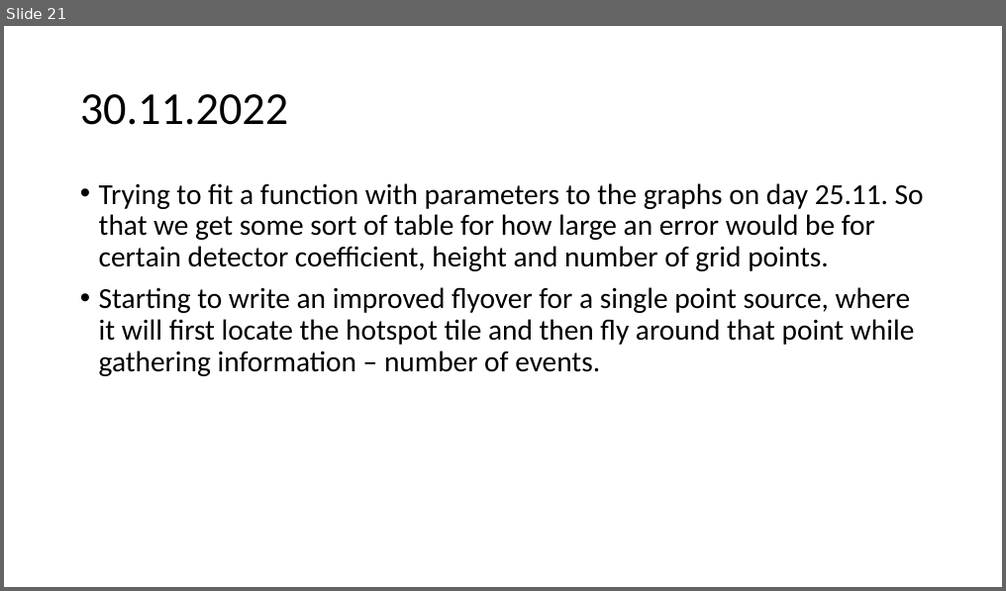
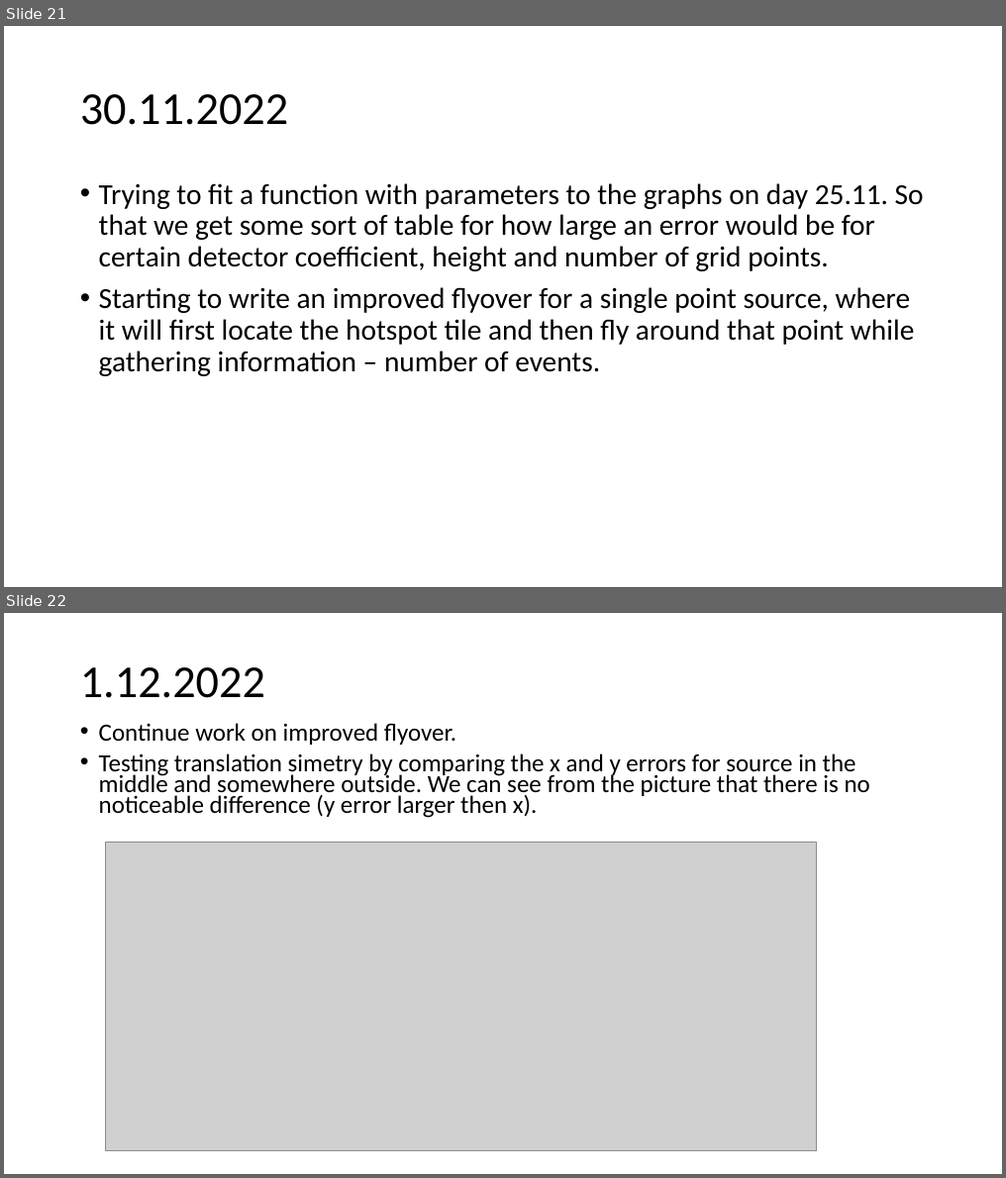
Before and after one commit to urhtrinko/DroneRadioactivity_student_job, a slide deck: reports/work_diary.pptx. Shown one above the other, each under a label of ours: slide 21 before the commit, slides 21 and 22 after it. The pictures are 1006x591 and 1006x1178 pixels, drawn with LibreOffice and Linux fonts; fonts in the diff are those of the drawing; grey boxes stand for pictures. Boxes give left, top, right and bottom in pixels: in the first picture for what was removed or moved away, otherwise in the second. Text is boxed around its words. In the diff, an @@ line names an element or a change of style, - is before the commit and + after.

```diff
--- a/reports/work_diary.pptx
+++ b/reports/work_diary.pptx
@@ slide 22 added at box(4, 613, 1002, 1174), background #FFFFFF @@
@@ title added at box(80, 667, 265, 698), 44 pt, text #000000 @@
+1.12.2022
@@ text added at box(99, 723, 870, 818), 23.8 pt, text #000000 @@
+• Continue work on improved flyover.
+• Testing translation simetry by comparing the x and y errors for source in the middle and somewhere outside. We can see from the picture that there is no noticeable difference (y error larger then x).
@@ picture added at box(106, 842, 817, 1152) @@
```
Also in this commit, not shown: 1 slide removed.
